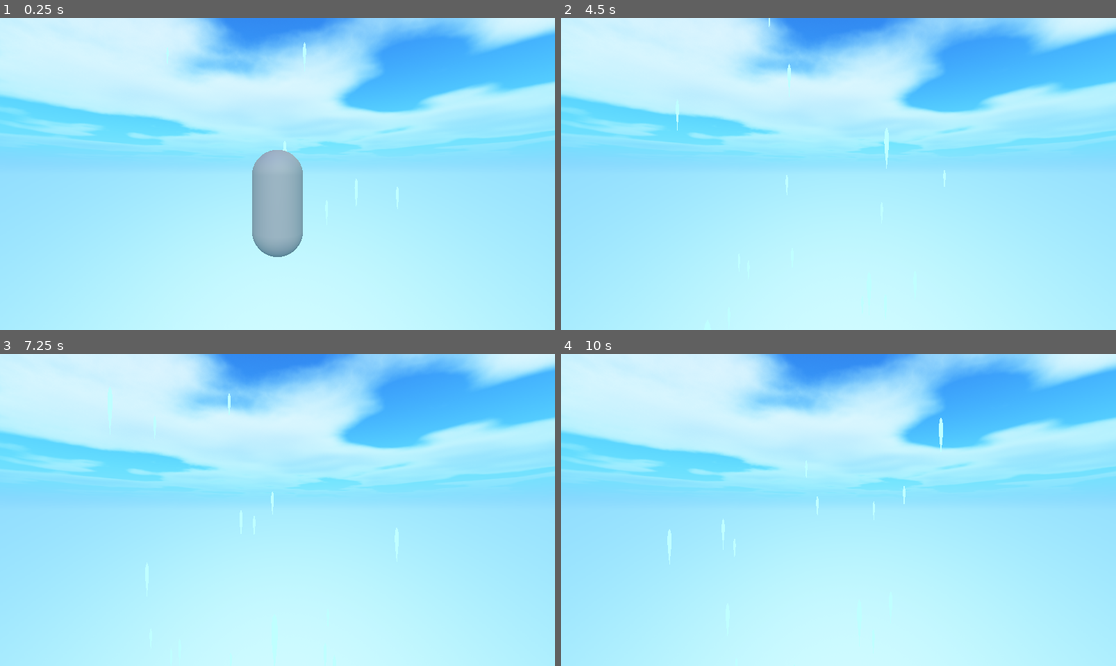
Above: before the commit, frames 1-4 (two rows, left to right).
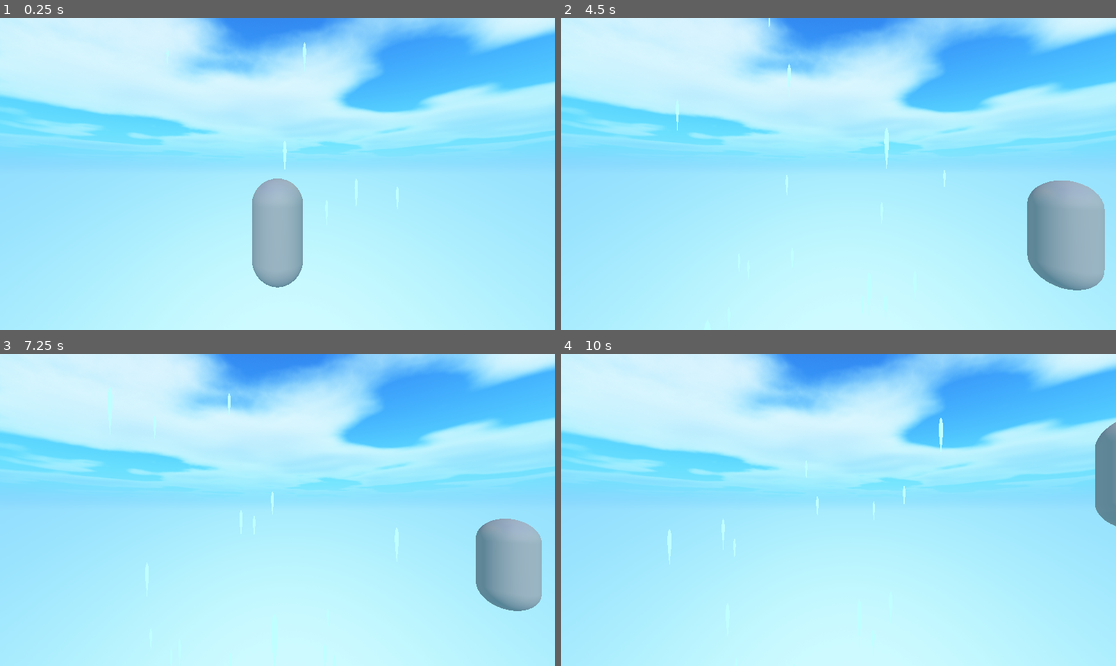
Above: after the commit, the same moments.

Repository: Mangonels/Project-Koi
Game: Godot game, scene res://scenes/game_scene.tscn
Same seed, same stepped clock (60 frames per second), same inputs: the game is played once before the commit and once after it.
Inputs:
- Up to frame 1 (0.25 s): no input
- Up to frame 2 (4.5 s): hold D (strafe_right) 0.53-1.28 s; tap Space (jump) at 0.77, 1.52, 3.02, 3.77 s; hold S (move_back) 1.28-2.03 s; hold D (strafe_right) 2.03-2.78 s; tap Enter at 2.75 s; hold W (move_forward) 2.78-3.53 s; hold A (strafe_left) from 3.53 s (still down)
- Up to frame 3 (7.25 s): tap Space (jump) at 4.52, 6.02, 6.77 s; release A (strafe_left) at 5.03 s; hold S (move_back) 5.03-5.78 s; hold D (strafe_right) 5.78-6.53 s; hold W (move_forward) from 6.53 s (still down)
- Up to frame 4 (10 s): release W (move_forward) at 7.28 s; hold D (strafe_right) 7.28-8.03 s; tap Space (jump) at 7.52, 9.02, 9.77 s; hold S (move_back) 8.03-8.78 s; hold A (strafe_left) 8.78-9.53 s; hold W (move_forward) from 9.53 s (still down)

The runs differ from the first frame. In frame 1, 1.9% of the frame differs, in the area x 45-55%, y 42-87%; in frame 2, 4.3%, in the area x 83-98%, y 52-88%; in frame 3, 3.1%; in frame 4, 1.1%.

Commit message:
improvements

Diff:
--- a/scenes/player/player.tscn
+++ b/scenes/player/player.tscn
@@ -27,6 +27,7 @@
 axis_lock_angular_x = true
 axis_lock_angular_y = true
 axis_lock_angular_z = true
+mass = 0.5
 physics_material_override = ExtResource("2_p47bc")
 script = ExtResource("2_dovo2")
 metadata/_custom_type_script = "uid://b71rjxmvdy38e"
@@ -44,6 +45,7 @@
 axis_lock_angular_x = true
 axis_lock_angular_y = true
 axis_lock_angular_z = true
+mass = 0.5
 physics_material_override = ExtResource("5_75vfm")
 script = ExtResource("3_gmlin")
 grounded_query = NodePath("../PlayerFeet/Contact_Grounded_Transmission_Query")
@@ -57,6 +59,10 @@
 transform = Transform3D(1, 0, 0, 0, 1, 0, 0, 0, 1, 0, 0.0287628, 0)
 mesh = SubResource("CapsuleMesh_75vfm")
 
+[node name="PinJoint3D" type="PinJoint3D" parent="."]
+node_a = NodePath("../PlayerBody")
+node_b = NodePath("../PlayerFeet")
+
 [connection signal="movement_command_updated" from="PlayerLogic" to="PlayerBody" method="_on_movement_command"]
 [connection signal="contacts_continuous" from="PlayerFeet" to="PlayerBody" method="_on_contact_continuous_notification"]
 [connection signal="contacts_continuous" from="PlayerFeet" to="PlayerFeet/Contact_Grounded_Transmission_Query" method="_on_contact_continuous_notification"]
--- a/scripts/contact_grounded_transmission_query.gd
+++ b/scripts/contact_grounded_transmission_query.gd
@@ -15,7 +15,7 @@
 	if colliding_objects.size() > 0:
 		is_grounded = false
 		for contact in contacts:
-			print(to_local(contact).y)
+			# print(to_local(contact).y)
 			if to_local(contact).y < no_grounding_above_local_height:
 				is_grounded = true
 				break
